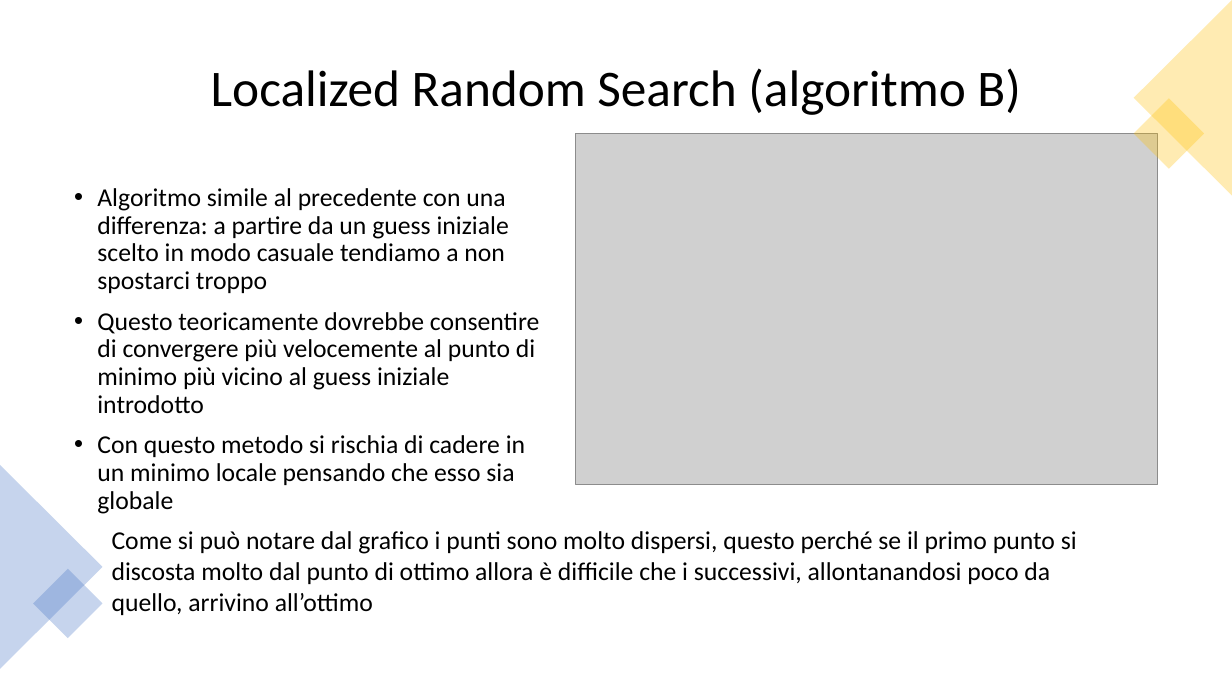
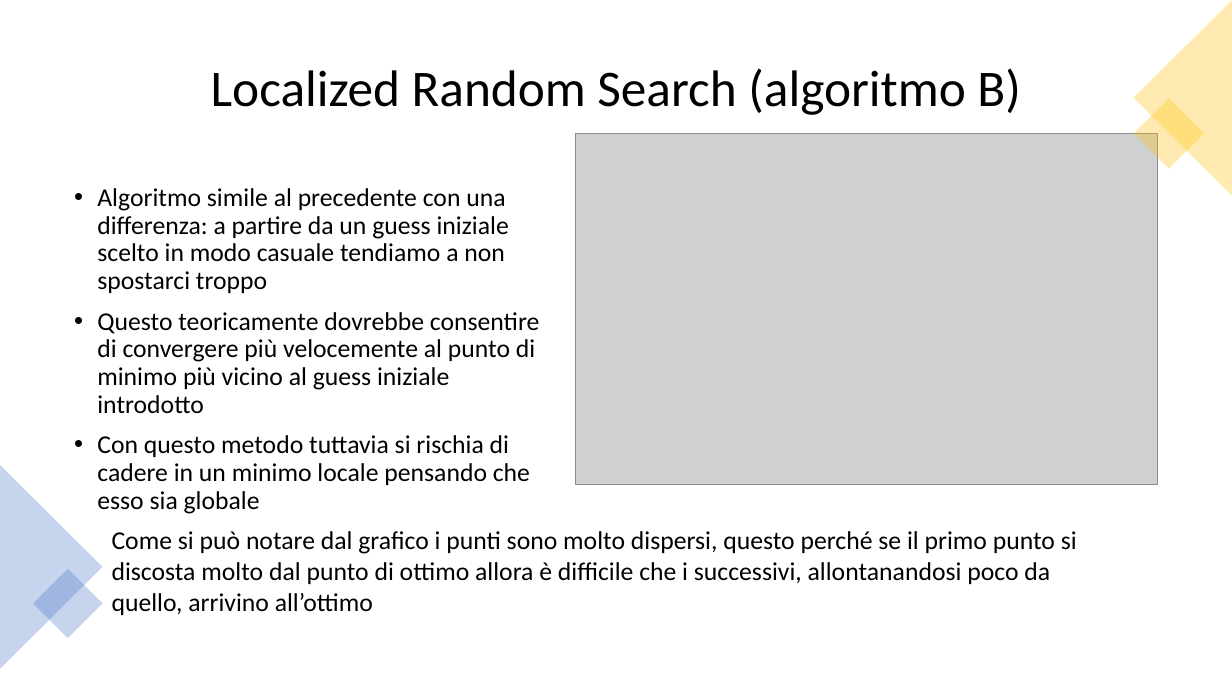
Before and after one commit to af20/mds_decision_making, a slide deck: slide 8 of R/Decision Making slides.pptx. Drawn at 1232x693 pixels with LibreOffice and Linux fonts; fonts in the diff are those of the drawing; grey boxes stand for pictures. Boxes give left, top, right and bottom in pixels: in the first picture for what was removed or moved away, otherwise in the second. Text is boxed around its words. In the diff, an @@ line names an element or a change of style, - is before the commit and + after.

```diff
--- a/R/Decision Making slides.pptx
+++ b/R/Decision Making slides.pptx
@@ text at <box>97,435,530,514</box>: text changed @@
-• Con questo metodo si rischia di cadere in un minimo locale pensando che esso sia globale
+• Con questo metodo tuttavia si rischia di cadere in un minimo locale pensando che esso sia globale
```
Also in this commit, not shown: 3 other slides changed.
